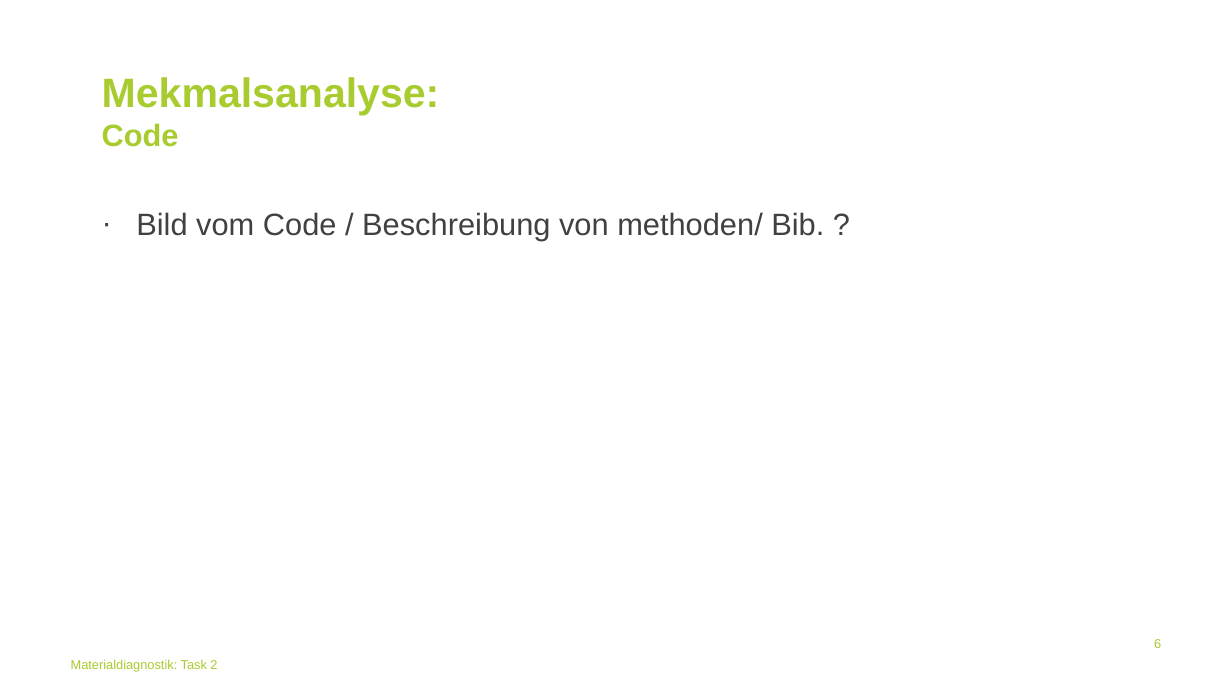
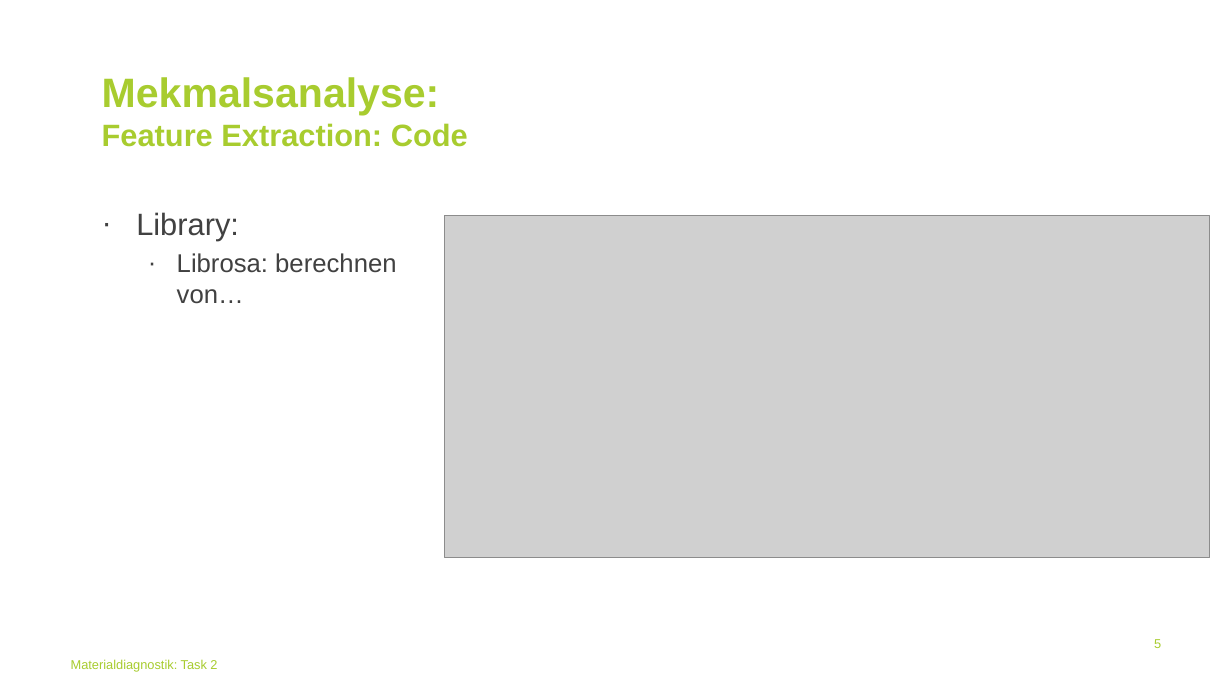
Before and after one commit to BGielczynski/AI_diagnostics, a slide deck: slide 5 of Task_2/Task2Powerpoint.pptx (slide 6 before the commit). Drawn at 1232x693 pixels with LibreOffice and Linux fonts; fonts in the diff are those of the drawing; grey boxes stand for pictures; background and template pictures are left out. Boxes give left, top, right and bottom in pixels: in the first picture for what was removed or moved away, otherwise in the second. Text is boxed around its words. In the diff, an @@ line names an element or a change of style, - is before the commit and + after.

```diff
--- a/Task_2/Task2Powerpoint.pptx
+++ b/Task_2/Task2Powerpoint.pptx
@@ title at (102, 77, 468, 147): text changed; size 32 to 24 pt @@
-Mekmalsanalyse:
-Code
+Mekmalsanalyse:
+Feature Extraction: Code
@@ text at (136, 212, 396, 304): text changed; size 24 to 20 pt @@
-· Bild vom Code / Beschreibung von methoden/ Bib. ?
+· Library:
+  · Librosa: berechnen von…
@@ picture added at (445, 215, 1210, 558) @@
@@ page number at (1154, 639, 1161, 648): text changed @@
-6
+5
```
Also in this commit, not shown: 2 other slides changed, 3 slides added, 2 slides removed, 1 other file.
